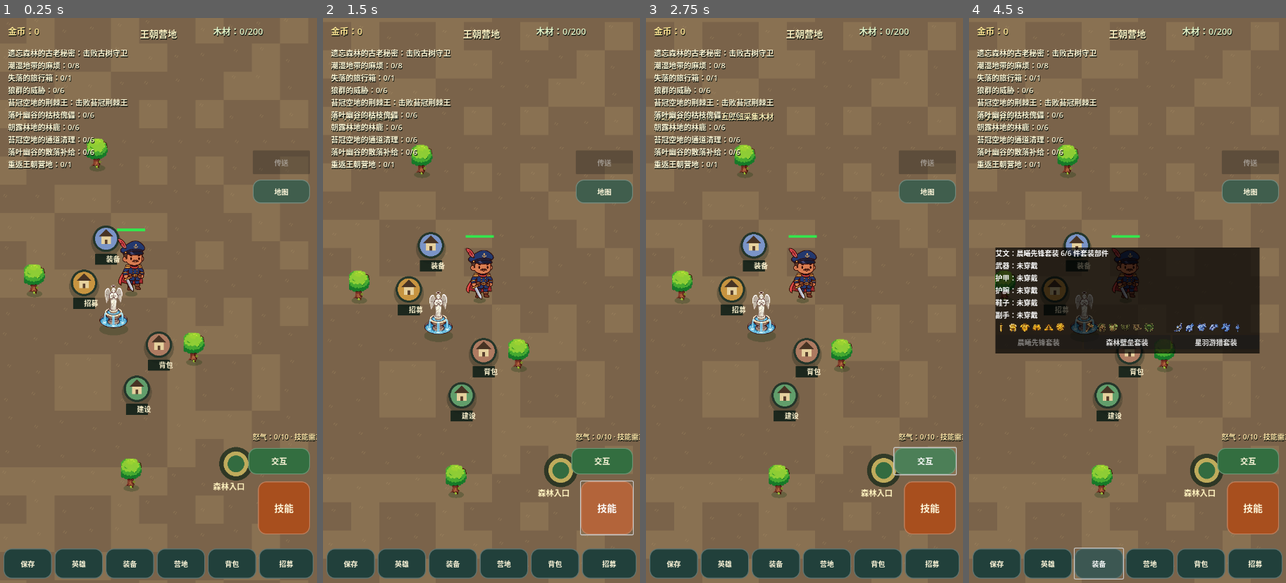
Above: before the commit, frames 1-4 (left to right).
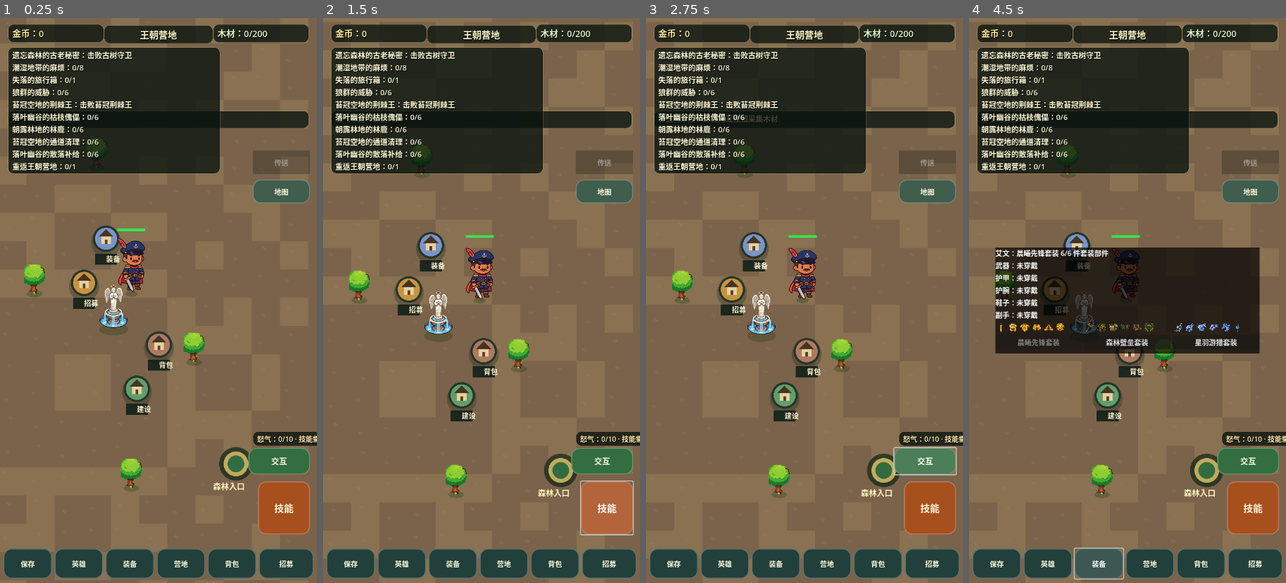
Above: after the commit, the same moments.

Repository: oneyi53/game
Game: Godot game, scene res://scenes/main.tscn
Same seed, same stepped clock (60 frames per second), same inputs: the game is played once before the commit and once after it.
Inputs (mouse positions are in pixels of both pictures, inside the frame that each line leads up to):
- Up to frame 1 (0.25 s): no input
- Up to frame 2 (1.5 s): tap Enter at 0.5 s; move the mouse to (551, 272) at 0.52 s; hold Right (ui_right) 0.53-1.25 s; tap E at 0.6 s; click (551, 272) at 0.67 s; tap Space at 0.77 s; click "技能" at 1.25 s
- Up to frame 3 (2.75 s): click "交互" at 2 s
- Up to frame 4 (4.5 s): click "保存" at 2.75 s; click "英雄" at 3.5 s; click "装备" at 4.25 s

The runs differ from the first frame. In frame 1, 18% of the frame differs, in the area x 2-100%, y 1-76%; in frame 2, 18%; in frame 3, 18%; in frame 4, 19%.

Commit message:
Add translucent RPG plates behind HUD resources and quest tracker

Diff:
--- a/scripts/ui/hud.gd
+++ b/scripts/ui/hud.gd
@@ -66,6 +66,16 @@
     label.add_theme_color_override("font_shadow_color", Color(0.03, 0.06, 0.04, 0.95))
     label.add_theme_constant_override("shadow_offset_x", 1)
     label.add_theme_constant_override("shadow_offset_y", 2)
+    var plate := StyleBoxFlat.new()
+    plate.bg_color = Color(0.035, 0.075, 0.055, 0.78)
+    plate.border_color = Color(0.72, 0.66, 0.43, 0.48)
+    plate.set_border_width_all(1)
+    plate.set_corner_radius_all(12)
+    plate.content_margin_left = 10.0
+    plate.content_margin_right = 10.0
+    plate.content_margin_top = 5.0
+    plate.content_margin_bottom = 5.0
+    label.add_theme_stylebox_override("normal", plate)
 
 
 func _style_button(button: Button, fill: Color, font_size: int) -> void:
